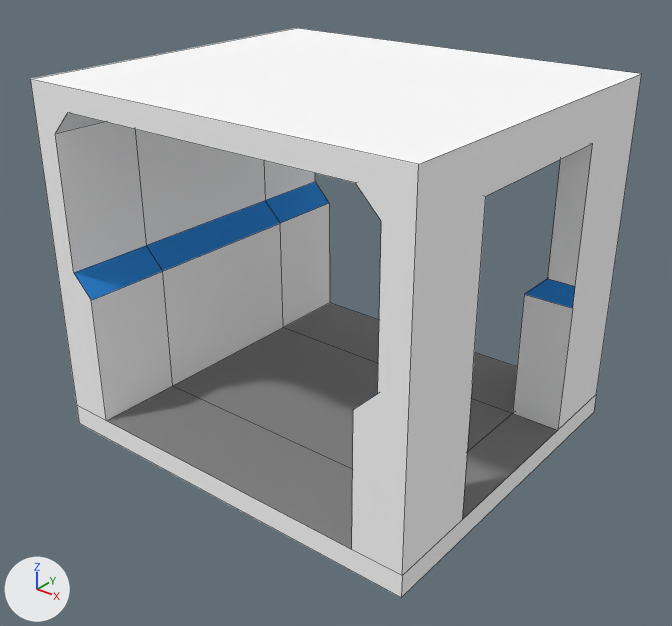
Before and after pictures for a commit that changed the Blender file Assets/Graphismes/Modèles/Corridor/door/door.blend.
Camera for both pictures: a 50 mm lens placed at (4.42, -5.36, 4.26), pointed at (0.13, 0.0, 0.93). Lighting does not change. The marker at lower left points along +X, +Y and +Z. Mesh edges are drawn as thin lines.

The scene before the commit, as lines of its bpy script (objects in view):
```python
me_cube = bpy.data.meshes.new('Cube')
me_cube.from_pydata(...)  # 73 vertices, 44 faces, 2 loose edges; spans x -1.15..1.16, y -1.0..1.0, z -1.0..1.0
# faces by material slot: [33, 4, 7]
me_cube.materials.append(mat_material)  # white #ffffff
me_cube.materials.append(mat_material_001)  # grey #8a8a8a
me_cube.materials.append(mat_material_002)  # blue #3791e7
ob_cube = bpy.data.objects.new('Cube', me_cube)
ob_cube.location = (0.029, 0.164, 1.31)
ob_cube.scale = (1.5, 1.5, 1.5)
```
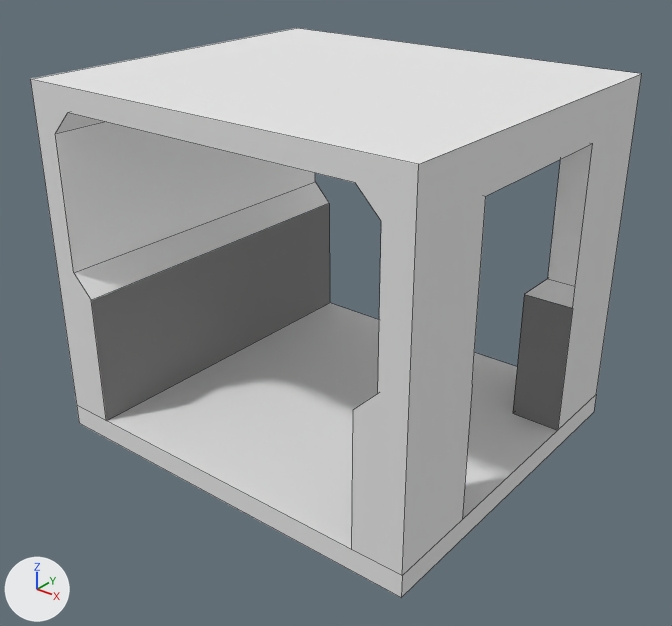
Location of each change, [x1, y1, x2, y2] in pixels of the pictures (672 x 626 px):
```json
{"part": 1, "of": "me_cube", "change": "cut back", "before": [55, 113, 558, 550], "after": [55, 113, 558, 550]}
{"part": 2, "of": "me_cube", "change": "recoloured", "before": [513, 294, 573, 430], "after": [513, 294, 573, 430]}
{"part": 3, "of": "me_cube", "change": "recoloured", "before": [30, 28, 642, 598], "after": [30, 28, 642, 598]}
{"part": 4, "of": "me_cube", "change": "recoloured", "before": [359, 279, 575, 406], "after": [359, 279, 575, 406], "on screen": "blue to grey"}
```

Scene script edits in JSON lines:
```json
{"op": "add", "block": "mat_floor", "code": ["mat_floor = diffuse_material('floor')", "mat_floor.base_color = (0.8, 0.8, 0.8)  # white #e7e7e7"]}
{"op": "add", "block": "mat_default", "code": ["mat_default = diffuse_material('default')", "mat_default.base_color = (0.8, 0.8, 0.8)  # white #e7e7e7"]}
{"op": "add", "block": "mat_border", "code": ["mat_border = diffuse_material('border')", "mat_border.base_color = (1.0, 1.0, 1.0)  # white #ffffff"]}
{"block": "me_cube", "where": "# used by ob_cube; location = (0.029, 0.164, 1.31); scale = (1.5, 1.5, 1.5)"}
{"op": "remove", "block": "me_cube", "code": "me_cube.from_pydata(...)  # 73 vertices, 44 faces, 2 loose edges; spans x -1.15..1.16, y -1.0..1.0, z -1.0..1.0"}
{"op": "add", "block": "me_cube", "code": "me_cube.from_pydata(...)  # 52 vertices, 29 faces, 2 loose edges; spans x -1.15..1.16, y -1.0..1.0, z -1.0..1.0"}
{"block": "me_cube", "change": "me_cube part 1"}
{"block": "me_cube", "change": "21 vertices are removed from x -1.15..0.88, y -0.5..0.5, z -1.0..0.88"}
{"block": "me_cube", "change": "24 faces are deleted"}
{"block": "me_cube", "change": "2 new faces join them, mat_default (white #e7e7e7)"}
{"block": "me_cube", "change": "1 new face joins them, mat_border (white #ffffff)"}
{"block": "me_cube", "change": "4 new faces join them, mat_material (white #ffffff)"}
{"block": "me_cube", "change": "1 new face joins them, mat_material_001 (grey #8a8a8a)"}
{"block": "me_cube", "change": "1 new face joins them, mat_floor (white #e7e7e7)"}
{"block": "me_cube", "change": "me_cube part 2: 4 faces spanning x 0.87..1.16, y -1.0..1.0, z -0.88..-0.12 switch from mat_material (white #ffffff) to mat_material_001 (grey #8a8a8a)"}
{"block": "me_cube", "change": "me_cube part 3: 7 faces spanning x -1.15..1.16, y -1.0..1.0, z -1.0..1.0 switch from mat_material (white #ffffff) to mat_default (white #e7e7e7)"}
{"block": "me_cube", "change": "me_cube part 4: 4 faces spanning x 0.87..1.16, y -1.0..1.0, z -0.12..0.0 switch from mat_material_002 (blue #3791e7) to mat_border (white #ffffff)"}
{"op": "add", "block": "me_cube", "code": "me_cube.materials.append(mat_floor)  # white #e7e7e7"}
```
